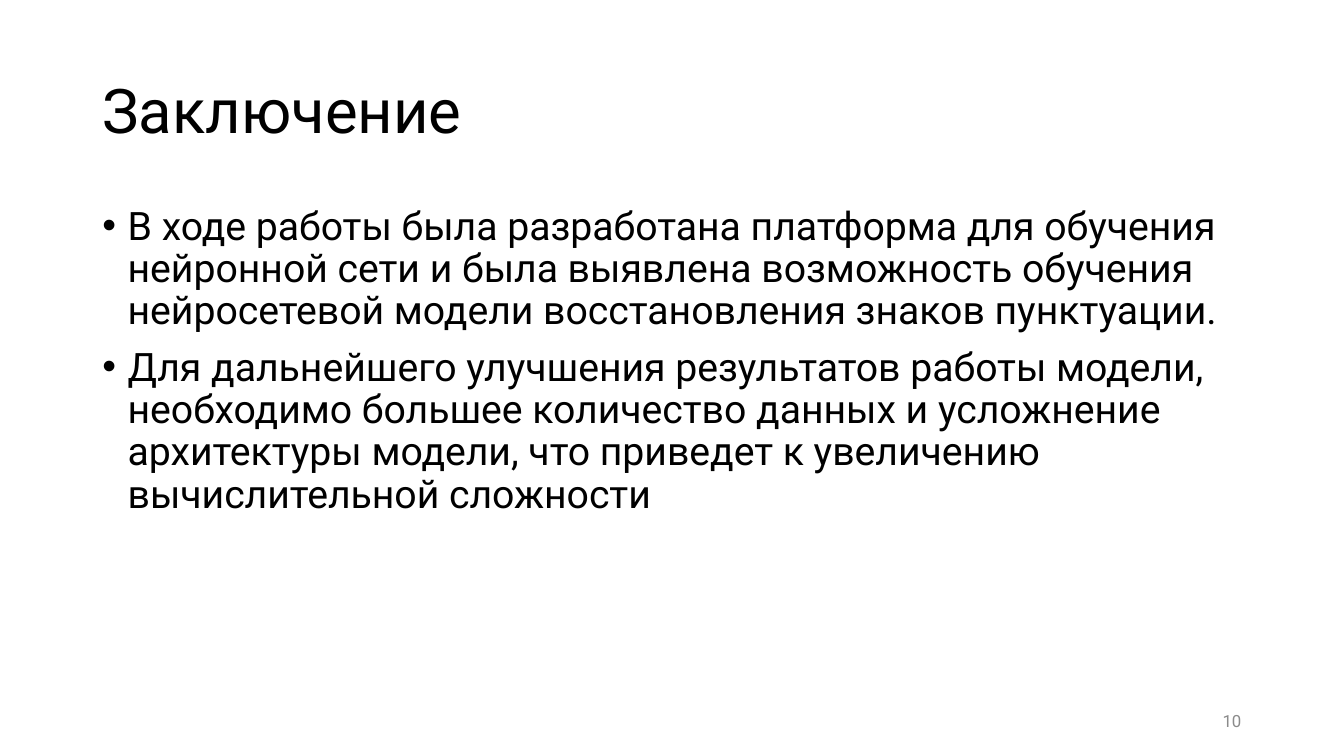
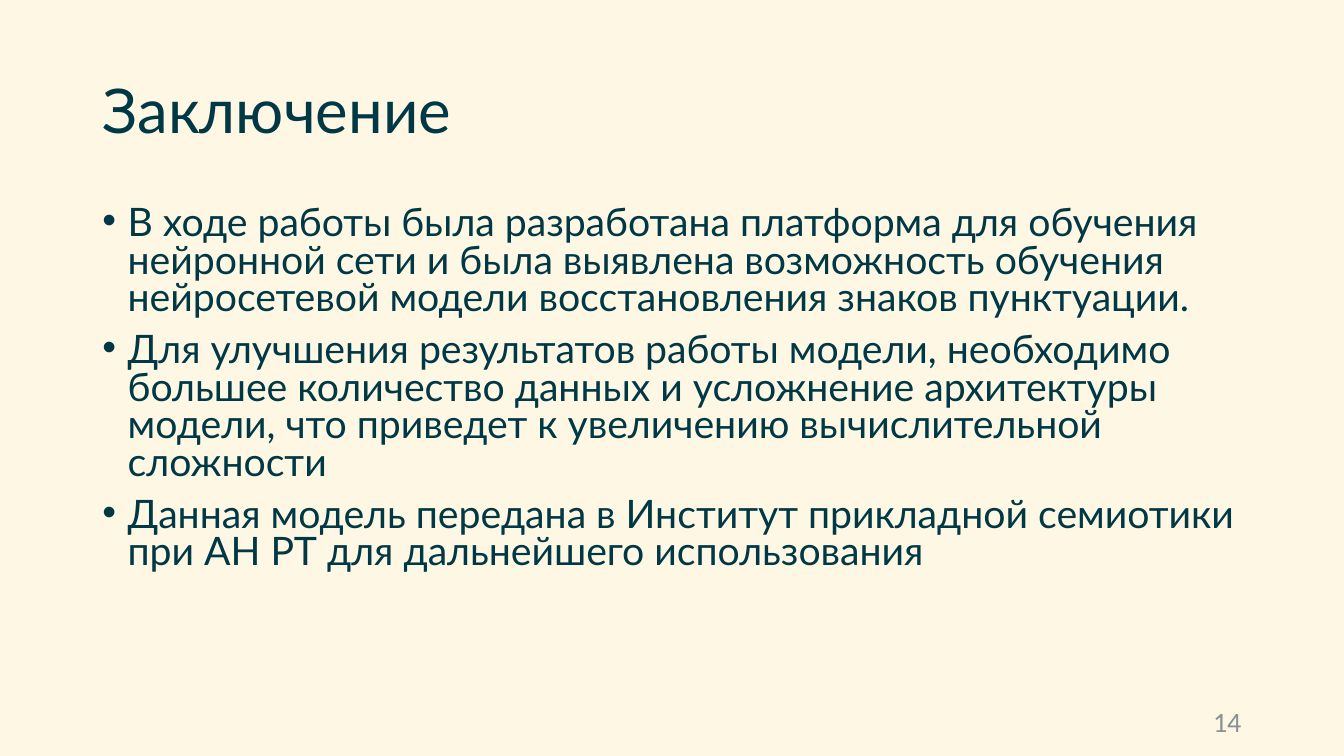
Before and after one commit to SirojiddinSaidmurodov/degree-work, a slide deck: slide 14 of docs/Предзащита.pptx (slide 10 before the commit). Drawn at 1344x756 pixels with LibreOffice and Linux fonts; fonts in the diff are those of the drawing. Boxes give left, top, right and bottom in pixels: in the first picture for what was removed or moved away, otherwise in the second. Text is boxed around its words. In the diff, an @@ line names an element or a change of style, - is before the commit and + after.

```diff
--- a/docs/Предзащита.pptx
+++ b/docs/Предзащита.pptx
@@ background #FFFFFF to #FEF7E3 @@
@@ title "Заключение" at bbox=[102, 88, 450, 134]: font Roboto to Lato, text colour #000000 to #003846 @@
@@ text at bbox=[128, 207, 1197, 318]: font Roboto to Lato, text colour #000000 to #003846 in "В ходе работы была разработана платформа для ..."; line spacing 0.9 to 0.8 @@
@@ text at bbox=[128, 334, 1234, 572]: text changed; font Roboto to Lato; text colour #000000 to #003846 @@
-• Для дальнейшего улучшения результатов работы модели, необходимо большее количество данных и усложнение архитектуры модели, что приведет к увеличению вычислительной сложности
+• Для улучшения результатов работы модели, необходимо большее количество данных и усложнение архитектуры модели, что приведет к увеличению вычислительной сложности
+• Данная модель передана в Институт прикладной семиотики при АН РТ для дальнейшего использования
@@ page number at bbox=[1213, 714, 1241, 732]: text changed; size 12 to 20 pt; font Roboto to Calibri; text colour #8C8C8C to #8C9194 @@
-10
+14
```
Also in this commit, not shown: 8 other slides changed, 5 slides added, 1 slide removed, 3 other files.
